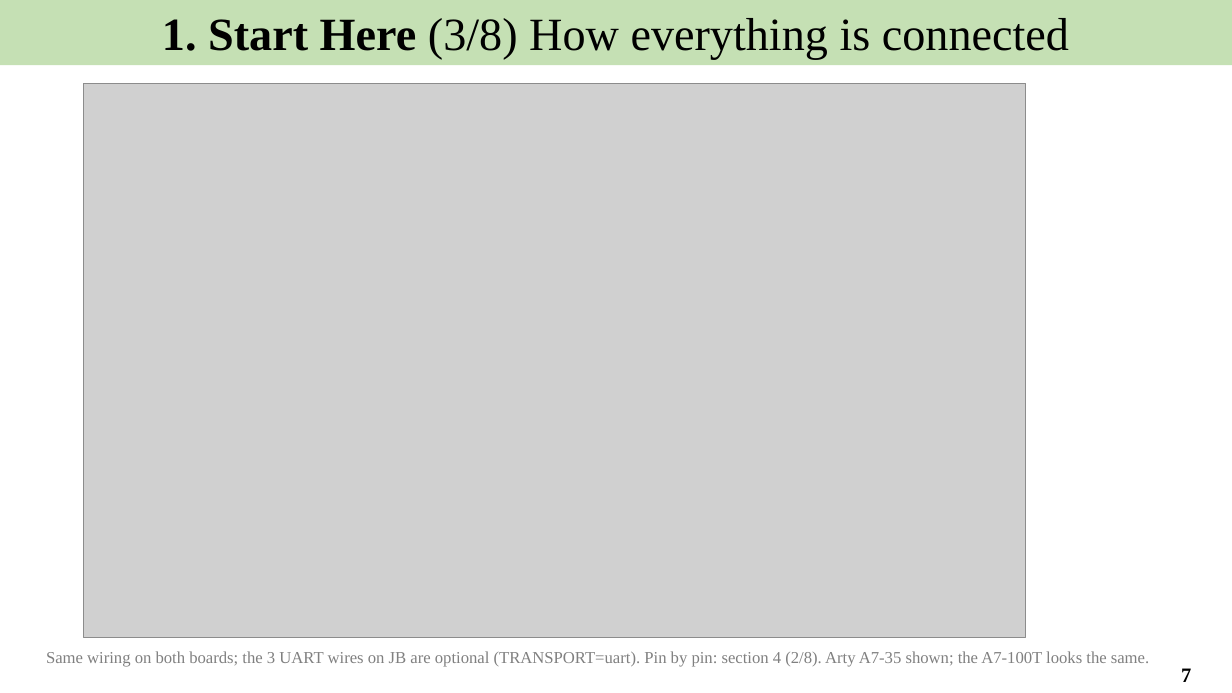
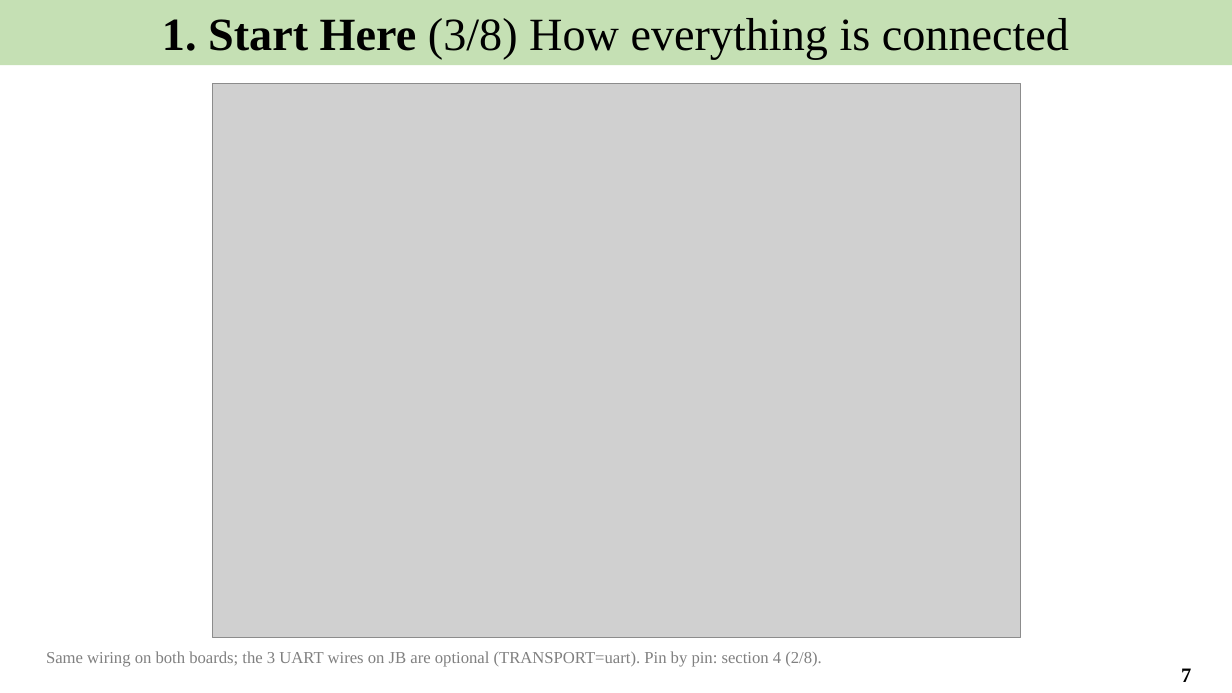
Before and after one commit to Khaiduy/chipyard-edhoc, a slide deck: slide 7 of fpga/sw/export/docs/slides/01_EDHOC_SoC_on_Arty_A7-100T.pptx. Drawn at 1232x693 pixels with LibreOffice and Linux fonts; fonts in the diff are those of the drawing; grey boxes stand for pictures. Boxes give left, top, right and bottom in pixels: in the first picture for what was removed or moved away, otherwise in the second. Text is boxed around its words. In the diff, an @@ line names an element or a change of style, - is before the commit and + after.

```diff
--- a/fpga/sw/export/docs/slides/01_EDHOC_SoC_on_Arty_A7-100T.pptx
+++ b/fpga/sw/export/docs/slides/01_EDHOC_SoC_on_Arty_A7-100T.pptx
@@ picture: place and size @@
-picture at [83, 83, 1026, 638]
+picture at [213, 83, 1021, 638]
@@ text at [46, 651, 822, 667]: text changed @@
-Same wiring on both boards; the 3 UART wires on JB are optional (TRANSPORT=uart). Pin by pin: section 4 (2/8). Arty A7-35 shown; the A7-100T looks the same.
+Same wiring on both boards; the 3 UART wires on JB are optional (TRANSPORT=uart). Pin by pin: section 4 (2/8).
```
Also in this commit, not shown: 6 other slides changed, 7 other files.
